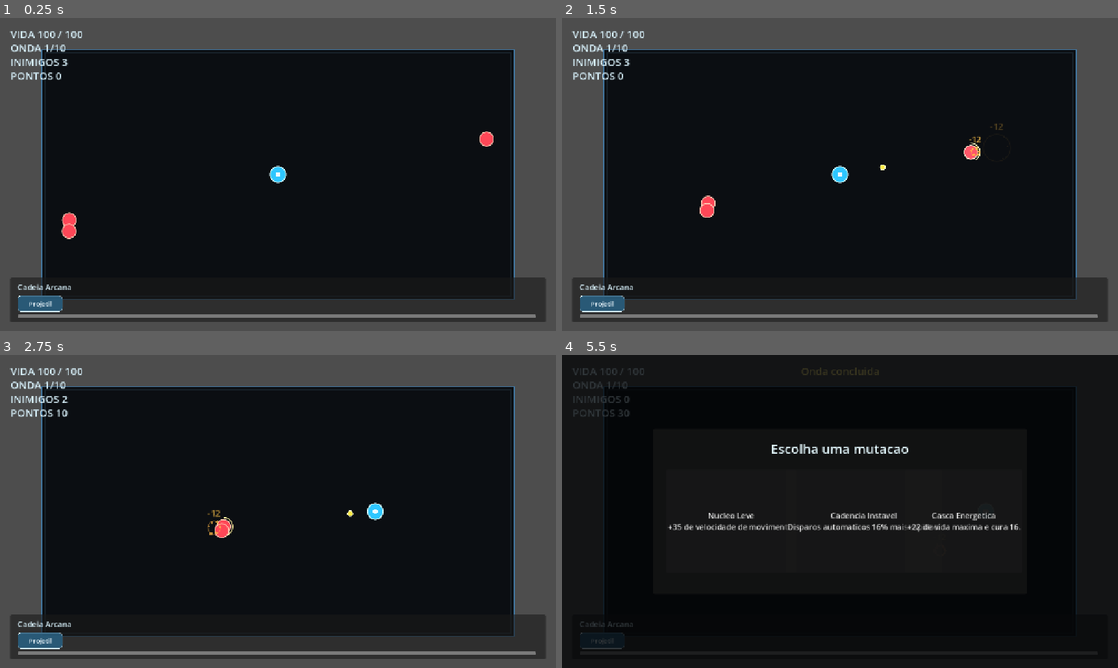
Above: before the commit, frames 1-4 (two rows, left to right).
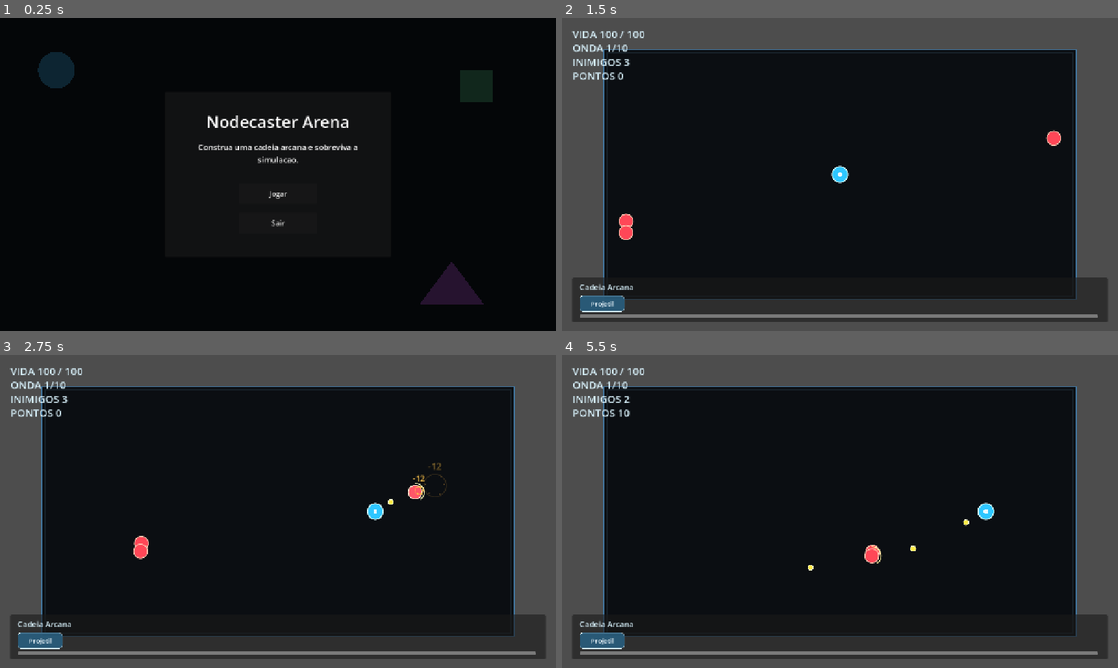
Above: after the commit, the same moments.

Repository: Gustavo-Wallace/nodecaster-arena
Game: Godot game, scene res://scenes/ui/main_menu.tscn
Two runs of this game, one before a commit and one after it. Both use one fixed random seed, a clock stepped at 60 frames per second and the inputs below. Before the commit the project starts from res://scenes/game/game.tscn.
Inputs (mouse positions are in pixels of both pictures, inside the frame that each line leads up to):
- Up to frame 1 (0.25 s): no input
- Up to frame 2 (1.5 s): click (840, 193) at 0.5 s, where only the run after the commit has a clickable "Jogar"; click (695, 265) at 1.25 s, where only the run after the commit has a clickable "Escolher"
- Up to frame 3 (2.75 s): hold D from 2.03 s (still down); tap R at 2.1 s
- Up to frame 4 (5.5 s): release D at 2.78 s; hold S 2.78-3.53 s; tap R every 0.75 s from 2.85 to 5.1 s; hold D 3.53-4.28 s; hold W 4.28-5.03 s; hold A from 5.03 s (still down)

The runs differ from the first frame. In frame 1, 37% of the frame differs, in the area x 0-100%, y 0-100%; in frame 2, 0.6%; in frame 3, 0.7%; in frame 4, 36%.

Commit message:
adiciona menu principal e selecao de forma

Diff:
--- a/project.godot
+++ b/project.godot
@@ -11,9 +11,13 @@
 [application]
 
 config/name="nodecaster-arena"
-run/main_scene="res://scenes/game/game.tscn"
+run/main_scene="res://scenes/ui/main_menu.tscn"
 config/features=PackedStringArray("4.7", "Forward Plus")
 config/icon="res://icon.svg"
+
+[autoload]
+
+RunConfig="*res://scripts/game/run_config.gd"
 
 [display]
 
--- /dev/null
+++ b/scenes/ui/character_select.tscn
@@ -0,0 +1,71 @@
+[gd_scene load_steps=2 format=3]
+
+[ext_resource type="Script" path="res://scripts/ui/character_select.gd" id="1_7tqjd"]
+
+[node name="CharacterSelect" type="Control"]
+layout_mode = 3
+anchors_preset = 15
+anchor_right = 1.0
+anchor_bottom = 1.0
+grow_horizontal = 2
+grow_vertical = 2
+script = ExtResource("1_7tqjd")
+
+[node name="Background" type="ColorRect" parent="."]
+layout_mode = 1
+anchors_preset = 15
+anchor_right = 1.0
+anchor_bottom = 1.0
+grow_horizontal = 2
+grow_vertical = 2
+color = Color(0.014, 0.02, 0.03, 1)
+
+[node name="Panel" type="Panel" parent="."]
+layout_mode = 1
+anchors_preset = 8
+anchor_left = 0.5
+anchor_top = 0.5
+anchor_right = 0.5
+anchor_bottom = 0.5
+offset_left = -530.0
+offset_top = -285.0
+offset_right = 530.0
+offset_bottom = 285.0
+grow_horizontal = 2
+grow_vertical = 2
+
+[node name="TitleLabel" type="Label" parent="Panel"]
+layout_mode = 0
+offset_left = 36.0
+offset_top = 24.0
+offset_right = 1024.0
+offset_bottom = 70.0
+text = "Escolha sua forma inicial"
+horizontal_alignment = 1
+theme_override_font_sizes/font_size = 32
+
+[node name="SubtitleLabel" type="Label" parent="Panel"]
+layout_mode = 0
+offset_left = 90.0
+offset_top = 76.0
+offset_right = 970.0
+offset_bottom = 110.0
+text = "Cada forma altera atributos reais da run."
+horizontal_alignment = 1
+theme_override_font_sizes/font_size = 18
+
+[node name="CardsRow" type="HBoxContainer" parent="Panel"]
+layout_mode = 0
+offset_left = 44.0
+offset_top = 132.0
+offset_right = 1016.0
+offset_bottom = 504.0
+theme_override_constants/separation = 24
+
+[node name="BackButton" type="Button" parent="Panel"]
+layout_mode = 0
+offset_left = 440.0
+offset_top = 518.0
+offset_right = 620.0
+offset_bottom = 556.0
+text = "Voltar"
--- /dev/null
+++ b/scenes/ui/main_menu.tscn
@@ -0,0 +1,73 @@
+[gd_scene load_steps=2 format=3]
+
+[ext_resource type="Script" path="res://scripts/ui/main_menu.gd" id="1_k6g4f"]
+
+[node name="MainMenu" type="Control"]
+layout_mode = 3
+anchors_preset = 15
+anchor_right = 1.0
+anchor_bottom = 1.0
+grow_horizontal = 2
+grow_vertical = 2
+script = ExtResource("1_k6g4f")
+
+[node name="Background" type="ColorRect" parent="."]
+show_behind_parent = true
+layout_mode = 1
+anchors_preset = 15
+anchor_right = 1.0
+anchor_bottom = 1.0
+grow_horizontal = 2
+grow_vertical = 2
+color = Color(0.018, 0.024, 0.034, 1)
+
+[node name="Panel" type="Panel" parent="."]
+layout_mode = 1
+anchors_preset = 8
+anchor_left = 0.5
+anchor_top = 0.5
+anchor_right = 0.5
+anchor_bottom = 0.5
+offset_left = -260.0
+offset_top = -190.0
+offset_right = 260.0
+offset_bottom = 190.0
+grow_horizontal = 2
+grow_vertical = 2
+
+[node name="TitleLabel" type="Label" parent="Panel"]
+layout_mode = 0
+offset_left = 36.0
+offset_top = 42.0
+offset_right = 484.0
+offset_bottom = 96.0
+text = "Nodecaster Arena"
+horizontal_alignment = 1
+theme_override_font_sizes/font_size = 38
+
+[node name="SubtitleLabel" type="Label" parent="Panel"]
+layout_mode = 0
+offset_left = 46.0
+offset_top = 114.0
+offset_right = 474.0
+offset_bottom = 166.0
+text = "Construa uma cadeia arcana e sobreviva a simulacao."
+horizontal_alignment = 1
+autowrap_mode = 3
+theme_override_font_sizes/font_size = 18
+
+[node name="PlayButton" type="Button" parent="Panel"]
+layout_mode = 0
+offset_left = 170.0
+offset_top = 210.0
+offset_right = 350.0
+offset_bottom = 258.0
+text = "Jogar"
+
+[node name="QuitButton" type="Button" parent="Panel"]
+layout_mode = 0
+offset_left = 170.0
+offset_top = 278.0
+offset_right = 350.0
+offset_bottom = 326.0
+text = "Sair"
--- a/scenes/ui/run_result_panel.tscn
+++ b/scenes/ui/run_result_panel.tscn
@@ -56,17 +56,17 @@
 [node name="StatsLabel" type="Label" parent="Panel"]
 layout_mode = 0
 offset_left = 46.0
-offset_top = 124.0
+offset_top = 118.0
 offset_right = 334.0
-offset_bottom = 244.0
+offset_bottom = 258.0
 text = "Pontuacao"
 
 [node name="KillsLabel" type="Label" parent="Panel"]
 layout_mode = 0
 offset_left = 366.0
-offset_top = 124.0
+offset_top = 118.0
 offset_right = 674.0
-offset_bottom = 244.0
+offset_bottom = 258.0
 text = "Inimigos"
 
 [node name="BuildLabel" type="Label" parent="Panel"]
@@ -79,8 +79,16 @@
 
 [node name="RestartButton" type="Button" parent="Panel"]
 layout_mode = 0
-offset_left = 270.0
+offset_left = 170.0
 offset_top = 410.0
-offset_right = 450.0
+offset_right = 340.0
 offset_bottom = 454.0
-text = "Reiniciar"
+text = "Reiniciar Run"
+
+[node name="MenuButton" type="Button" parent="Panel"]
+layout_mode = 0
+offset_left = 380.0
+offset_top = 410.0
+offset_right = 550.0
+offset_bottom = 454.0
+text = "Menu Principal"
--- a/scripts/game/game.gd
+++ b/scripts/game/game.gd
@@ -49,6 +49,7 @@
 var spell_chain_nodes: Array[Dictionary] = []
 var run_time_seconds: float = 0.0
 var run_stats: Dictionary = {}
+var selected_character_data: Dictionary = {}
 var camera: Camera2D
 var _auto_fire_timer: Timer
 var _is_restarting: bool = false
@@ -65,6 +66,8 @@
 
 func _ready() -> void:
 	_rng.randomize()
+	selected_character_data = _get_selected_character_data()
+	_apply_selected_character_to_run()
 	_available_upgrades = _create_upgrade_data()
 	_wave_enemy_counts = _create_wave_enemy_counts()
 	run_stats = _create_run_stats()
@@ -106,6 +109,7 @@
 func _spawn_player() -> void:
 	player = PLAYER_SCENE.instantiate() as Node2D
 	add_child(player)
+	player.call("apply_character_data", selected_character_data)
 	player.global_position = arena_rect.get_center()
 	player.call("set_arena_rect", arena_rect)
 	player.connect("died", Callable(self, "_on_player_died"))
@@ -132,6 +136,7 @@
 	result_panel = RUN_RESULT_PANEL_SCENE.instantiate() as Control
 	hud_layer.add_child(result_panel)
 	result_panel.connect("restart_requested", Callable(self, "_restart_scene"))
+	result_panel.connect("main_menu_requested", Callable(self, "_go_to_main_menu"))
 
 
 func _start_wave(wave_number: int) -> void:
@@ -183,6 +188,8 @@
 
 func _create_run_stats() -> Dictionary:
 	return {
+		"character_id": str(selected_character_data.get("id", "circle")),
+		"character_name": str(selected_character_data.get("display_name", "Circulo")),
 		"run_time_seconds": 0.0,
 		"max_wave_reached": 0,
 		"final_score": 0,
@@ -199,6 +206,33 @@
 		"upgrades_chosen": 0,
 		"build_nodes": [],
 	}
+
+
+func _get_selected_character_data() -> Dictionary:
+	var run_config := get_node_or_null("/root/RunConfig")
+	if run_config == null:
+		return {
+			"id": "circle",
+			"display_name": "Circulo",
+			"max_health": 100,
+			"move_speed": 320.0,
+			"projectile_damage": 12,
+			"projectile_speed": 520.0,
+			"fire_interval": 0.45,
+			"projectile_count": 1,
+			"visual_shape": "circle",
+			"fill_color": Color(0.18, 0.78, 1.0),
+			"outline_color": Color(0.82, 0.98, 1.0),
+		}
+
+	return run_config.call("get_selected_character_data")
+
+
+func _apply_selected_character_to_run() -> void:
+	projectile_damage = int(selected_character_data.get("projectile_damage", projectile_damage))
+	projectile_speed = float(selected_character_data.get("projectile_speed", projectile_speed))
+	projectile_count = int(selected_character_data.get("projectile_count", projectile_count))
+	auto_fire_interval = float(selected_character_data.get("fire_interval", auto_fire_interval))
 
 
 func _spawn_wave_enemies() -> void:
@@ -781,3 +815,8 @@
 func _restart_scene() -> void:
 	_is_restarting = true
 	get_tree().reload_current_scene()
+
+
+func _go_to_main_menu() -> void:
+	_is_restarting = true
+	get_tree().change_scene_to_file("res://scenes/ui/main_menu.tscn")
--- /dev/null
+++ b/scripts/game/run_config.gd
@@ -0,0 +1,80 @@
+extends Node
+
+const MAIN_MENU_SCENE := "res://scenes/ui/main_menu.tscn"
+const CHARACTER_SELECT_SCENE := "res://scenes/ui/character_select.tscn"
+const GAME_SCENE := "res://scenes/game/game.tscn"
+
+var selected_character_id: String = "circle"
+
+var characters := {
+	"circle": {
+		"id": "circle",
+		"display_name": "Circulo",
+		"profile": "Equilibrado",
+		"description": "Forma estavel e versatil.",
+		"max_health": 100,
+		"move_speed": 320.0,
+		"projectile_damage": 12,
+		"projectile_speed": 520.0,
+		"fire_interval": 0.45,
+		"projectile_count": 1,
+		"visual_shape": "circle",
+		"fill_color": Color(0.18, 0.78, 1.0),
+		"outline_color": Color(0.82, 0.98, 1.0),
+	},
+	"triangle": {
+		"id": "triangle",
+		"display_name": "Triangulo",
+		"profile": "Rapido e ofensivo",
+		"description": "Forma veloz, fragil e agressiva.",
+		"max_health": 82,
+		"move_speed": 380.0,
+		"projectile_damage": 14,
+		"projectile_speed": 560.0,
+		"fire_interval": 0.39,
+		"projectile_count": 1,
+		"visual_shape": "triangle",
+		"fill_color": Color(0.96, 0.46, 1.0),
+		"outline_color": Color(1.0, 0.86, 1.0),
+	},
+	"square": {
+		"id": "square",
+		"display_name": "Quadrado",
+		"profile": "Resistente",
+		"description": "Forma solida, lenta e duravel.",
+		"max_health": 135,
+		"move_speed": 270.0,
+		"projectile_damage": 12,
+		"projectile_speed": 500.0,
+		"fire_interval": 0.48,
+		"projectile_count": 1,
+		"visual_shape": "square",
+		"fill_color": Color(0.36, 0.88, 0.54),
+		"outline_color": Color(0.82, 1.0, 0.82),
+	},
+}
+
+
+func select_character(character_id: String) -> void:
+	if characters.has(character_id):
+		selected_character_id = character_id
+
+
+func get_selected_character_data() -> Dictionary:
+	return get_character_data(selected_character_id)
+
+
+func get_character_data(character_id: String) -> Dictionary:
+	if not characters.has(character_id):
+		return characters["circle"].duplicate(true)
+
+	return characters[character_id].duplicate(true)
+
+
+func get_character_list() -> Array[Dictionary]:
+	var list: Array[Dictionary] = []
+
+	for character_id in ["circle", "triangle", "square"]:
+		list.append(get_character_data(character_id))
+
+	return list
--- a/scripts/player/player.gd
+++ b/scripts/player/player.gd
@@ -7,6 +7,7 @@
 @export var speed: float = 320.0
 @export var max_health: int = 100
 @export var radius: float = 18.0
+@export var visual_shape: String = "circle"
 @export var fill_color: Color = Color(0.18, 0.78, 1.0)
 @export var outline_color: Color = Color(0.82, 0.98, 1.0)
 
@@ -39,6 +40,17 @@
 func set_arena_rect(new_arena_rect: Rect2) -> void:
 	arena_rect = new_arena_rect
 	_clamp_to_arena()
+
+
+func apply_character_data(character_data: Dictionary) -> void:
+	speed = float(character_data.get("move_speed", speed))
+	max_health = int(character_data.get("max_health", max_health))
+	current_health = max_health
+	visual_shape = str(character_data.get("visual_shape", visual_shape))
+	fill_color = character_data.get("fill_color", fill_color)
+	outline_color = character_data.get("outline_color", outline_color)
+	health_changed.emit(current_health, max_health)
+	queue_redraw()
 
 
 func take_damage(amount: int) -> void:
@@ -120,6 +132,22 @@
 
 
 func _draw() -> void:
-	draw_circle(Vector2.ZERO, radius, fill_color)
-	draw_arc(Vector2.ZERO, radius, 0.0, TAU, 48, outline_color, 2.5, true)
-	draw_circle(Vector2.ZERO, radius * 0.34, Color(1.0, 1.0, 1.0, 0.9))
+	match visual_shape:
+		"triangle":
+			var points := PackedVector2Array([
+				Vector2(0.0, -radius),
+				Vector2(radius * 0.92, radius * 0.78),
+				Vector2(-radius * 0.92, radius * 0.78),
+			])
+			draw_colored_polygon(points, fill_color)
+			draw_polyline(PackedVector2Array([points[0], points[1], points[2], points[0]]), outline_color, 2.5)
+		"square":
+			var side := radius * 1.62
+			var rect := Rect2(Vector2(-side * 0.5, -side * 0.5), Vector2(side, side))
+			draw_rect(rect, fill_color, true)
+			draw_rect(rect, outline_color, false, 2.5)
+		_:
+			draw_circle(Vector2.ZERO, radius, fill_color)
+			draw_arc(Vector2.ZERO, radius, 0.0, TAU, 48, outline_color, 2.5, true)
+
+	draw_circle(Vector2.ZERO, radius * 0.28, Color(1.0, 1.0, 1.0, 0.9))
--- /dev/null
+++ b/scripts/ui/character_select.gd
@@ -0,0 +1,133 @@
+extends Control
+
+const SHAPE_PREVIEW_SCRIPT := preload("res://scripts/ui/shape_preview.gd")
+const FALLBACK_CHARACTERS := [
+	{
+		"id": "circle",
+		"display_name": "Circulo",
+		"profile": "Equilibrado",
+		"description": "Forma estavel e versatil.",
+		"max_health": 100,
+		"move_speed": 320,
+		"projectile_damage": 12,
+		"fire_interval": 0.45,
+		"visual_shape": "circle",
+		"fill_color": Color(0.25, 0.74, 1.0),
+		"outline_color": Color(0.86, 0.98, 1.0),
+	},
+	{
+		"id": "triangle",
+		"display_name": "Triangulo",
+		"profile": "Rapido e agressivo",
+		"description": "Forma veloz, fragil e ofensiva.",
+		"max_health": 82,
+		"move_speed": 380,
+		"projectile_damage": 14,
+		"fire_interval": 0.39,
+		"visual_shape": "triangle",
+		"fill_color": Color(0.94, 0.42, 1.0),
+		"outline_color": Color(1.0, 0.86, 1.0),
+	},
+	{
+		"id": "square",
+		"display_name": "Quadrado",
+		"profile": "Resistente",
+		"description": "Forma solida, lenta e duravel.",
+		"max_health": 135,
+		"move_speed": 270,
+		"projectile_damage": 12,
+		"fire_interval": 0.48,
+		"visual_shape": "square",
+		"fill_color": Color(0.43, 0.95, 0.58),
+		"outline_color": Color(0.86, 1.0, 0.88),
+	},
+]
+
+@onready var cards_row: HBoxContainer = $Panel/CardsRow
+@onready var back_button: Button = $Panel/BackButton
+
+
+func _ready() -> void:
+	back_button.pressed.connect(_on_back_pressed)
+	_build_cards()
+
+
+func _build_cards() -> void:
+	var run_config := get_node_or_null("/root/RunConfig")
+	var characters: Array = FALLBACK_CHARACTERS
+	if run_config != null:
+		characters = run_config.call("get_character_list")
+
+	for character in characters:
+		cards_row.add_child(_create_character_card(character))
+
+
+func _create_character_card(character: Dictionary) -> PanelContainer:
+	var card := PanelContainer.new()
+	card.custom_minimum_size = Vector2(300.0, 360.0)
+
+	var margin := MarginContainer.new()
+	margin.add_theme_constant_override("margin_left", 18)
+	margin.add_theme_constant_override("margin_top", 16)
+	margin.add_theme_constant_override("margin_right", 18)
+	margin.add_theme_constant_override("margin_bottom", 16)
+	card.add_child(margin)
+
+	var layout := VBoxContainer.new()
+	layout.add_theme_constant_override("separation", 10)
+	margin.add_child(layout)
+
+	var title := Label.new()
+	title.text = str(character.get("display_name", "Forma"))
+	title.horizontal_alignment = HORIZONTAL_ALIGNMENT_CENTER
+	title.add_theme_font_size_override("font_size", 26)
+	title.add_theme_color_override("font_color", Color(0.88, 0.98, 1.0))
+	layout.add_child(title)
+
+	var profile := Label.new()
+	profile.text = str(character.get("profile", ""))
+	profile.horizontal_alignment = HORIZONTAL_ALIGNMENT_CENTER
+	profile.add_theme_color_override("font_color", Color(1.0, 0.92, 0.54))
+	layout.add_child(profile)
+
+	var preview := Control.new()
+	preview.custom_minimum_size = Vector2(240.0, 96.0)
+	preview.set_script(SHAPE_PREVIEW_SCRIPT)
+	preview.call("setup", str(character.get("visual_shape", "circle")), character.get("fill_color", Color.WHITE), character.get("outline_color", Color.WHITE))
+	layout.add_child(preview)
+
+	var description := Label.new()
+	description.text = str(character.get("description", ""))
+	description.autowrap_mode = TextServer.AUTOWRAP_WORD_SMART
+	description.horizontal_alignment = HORIZONTAL_ALIGNMENT_CENTER
+	description.add_theme_color_override("font_color", Color(0.78, 0.88, 0.94))
+	layout.add_child(description)
+
+	var stats := Label.new()
+	stats.text = "Vida %d\nVelocidade %d\nDano %d\nCadencia %.2fs" % [
+		int(character.get("max_health", 100)),
+		int(character.get("move_speed", 320)),
+		int(character.get("projectile_damage", 12)),
+		float(character.get("fire_interval", 0.45)),
+	]
+	stats.horizontal_alignment = HORIZONTAL_ALIGNMENT_CENTER
+	stats.add_theme_color_override("font_color", Color(0.86, 0.96, 1.0))
+	layout.add_child(stats)
+
+	var choose_button := Button.new()
+	choose_button.text = "Escolher"
+	choose_button.pressed.connect(_on_character_chosen.bind(str(character.get("id", "circle"))))
+	layout.add_child(choose_button)
+
+	return card
+
+
+func _on_character_chosen(character_id: String) -> void:
+	var run_config := get_node_or_null("/root/RunConfig")
+	if run_config != null:
+		run_config.call("select_character", character_id)
+	get_tree().change_scene_to_file("res://scenes/game/game.tscn")
+
+
+func _on_back_pressed() -> void:
+	get_tree().change_scene_to_file("res://scenes/ui/main_menu.tscn")
--- /dev/null
+++ b/scripts/ui/main_menu.gd
@@ -0,0 +1,28 @@
+extends Control
+
+@onready var play_button: Button = $Panel/PlayButton
+@onready var quit_button: Button = $Panel/QuitButton
+
+
+func _ready() -> void:
+	play_button.pressed.connect(_on_play_pressed)
+	quit_button.pressed.connect(_on_quit_pressed)
+
+
+func _draw() -> void:
+	draw_circle(Vector2(130.0, 120.0), 42.0, Color(0.14, 0.46, 0.62, 0.28))
+	draw_rect(Rect2(Vector2(1060.0, 120.0), Vector2(74.0, 74.0)), Color(0.24, 0.62, 0.38, 0.22), true)
+	var points := PackedVector2Array([
+		Vector2(1040.0, 560.0),
+		Vector2(1115.0, 660.0),
+		Vector2(965.0, 660.0),
+	])
+	draw_colored_polygon(points, Color(0.62, 0.25, 0.72, 0.22))
+
+
+func _on_play_pressed() -> void:
+	get_tree().change_scene_to_file("res://scenes/ui/character_select.tscn")
+
+
+func _on_quit_pressed() -> void:
+	get_tree().quit()
--- a/scripts/ui/run_result_panel.gd
+++ b/scripts/ui/run_result_panel.gd
@@ -1,6 +1,7 @@
 extends Control
 
 signal restart_requested
+signal main_menu_requested
 
 @onready var title_label: Label = $Panel/TitleLabel
 @onready var subtitle_label: Label = $Panel/SubtitleLabel
@@ -8,6 +9,7 @@
 @onready var kills_label: Label = $Panel/KillsLabel
 @onready var build_label: Label = $Panel/BuildLabel
 @onready var restart_button: Button = $Panel/RestartButton
+@onready var menu_button: Button = $Panel/MenuButton
 
 
 func _ready() -> void:
@@ -21,6 +23,7 @@
 
 	build_label.autowrap_mode = TextServer.AUTOWRAP_WORD_SMART
 	restart_button.pressed.connect(_on_restart_pressed)
+	menu_button.pressed.connect(_on_menu_pressed)
 
 
 func show_result(victory: bool, stats: Dictionary, max_wave: int) -> void:
@@ -33,8 +36,10 @@
 	var run_time := float(stats.get("run_time_seconds", 0.0))
 	var total_enemies := int(stats.get("total_enemies_defeated", 0))
 	var upgrades_chosen := int(stats.get("upgrades_chosen", 0))
+	var character_name := str(stats.get("character_name", "Circulo"))
 
-	stats_label.text = "Onda: %d/%d\nPontuacao: %d\nTempo: %s\nInimigos derrotados: %d\nUpgrades escolhidos: %d" % [
+	stats_label.text = "Forma: %s\nOnda: %d/%d\nPontuacao: %d\nTempo: %s\nInimigos derrotados: %d\nUpgrades escolhidos: %d" % [
+		character_name,
 		wave_reached,
 		max_wave,
 		final_score,
@@ -50,6 +55,10 @@
 
 func _on_restart_pressed() -> void:
 	restart_requested.emit()
+
+
+func _on_menu_pressed() -> void:
+	main_menu_requested.emit()
 
 
 func _format_time(seconds: float) -> String:
--- /dev/null
+++ b/scripts/ui/shape_preview.gd
@@ -0,0 +1,35 @@
+extends Control
+
+@export var visual_shape: String = "circle"
+@export var fill_color: Color = Color(0.18, 0.78, 1.0)
+@export var outline_color: Color = Color(0.82, 0.98, 1.0)
+
+
+func setup(shape: String, fill: Color, outline: Color) -> void:
+	visual_shape = shape
+	fill_color = fill
+	outline_color = outline
+	queue_redraw()
+
+
+func _draw() -> void:
+	var center := size * 0.5
+	var radius := minf(size.x, size.y) * 0.32
+
+	match visual_shape:
+		"triangle":
+			var points := PackedVector2Array([
+				center + Vector2(0.0, -radius),
+				center + Vector2(radius * 0.92, radius * 0.78),
+				center + Vector2(-radius * 0.92, radius * 0.78),
+			])
+			draw_colored_polygon(points, fill_color)
+			draw_polyline(PackedVector2Array([points[0], points[1], points[2], points[0]]), outline_color, 2.5)
+		"square":
+			var side := radius * 1.55
+			var rect := Rect2(center - Vector2(side, side) * 0.5, Vector2(side, side))
+			draw_rect(rect, fill_color, true)
+			draw_rect(rect, outline_color, false, 2.5)
+		_:
+			draw_circle(center, radius, fill_color)
+			draw_arc(center, radius, 0.0, TAU, 40, outline_color, 2.5, true)
Not shown, added: scripts/game/run_config.gd.uid
Not shown, added: scripts/ui/character_select.gd.uid
Not shown, added: scripts/ui/main_menu.gd.uid
Not shown, added: scripts/ui/shape_preview.gd.uid
